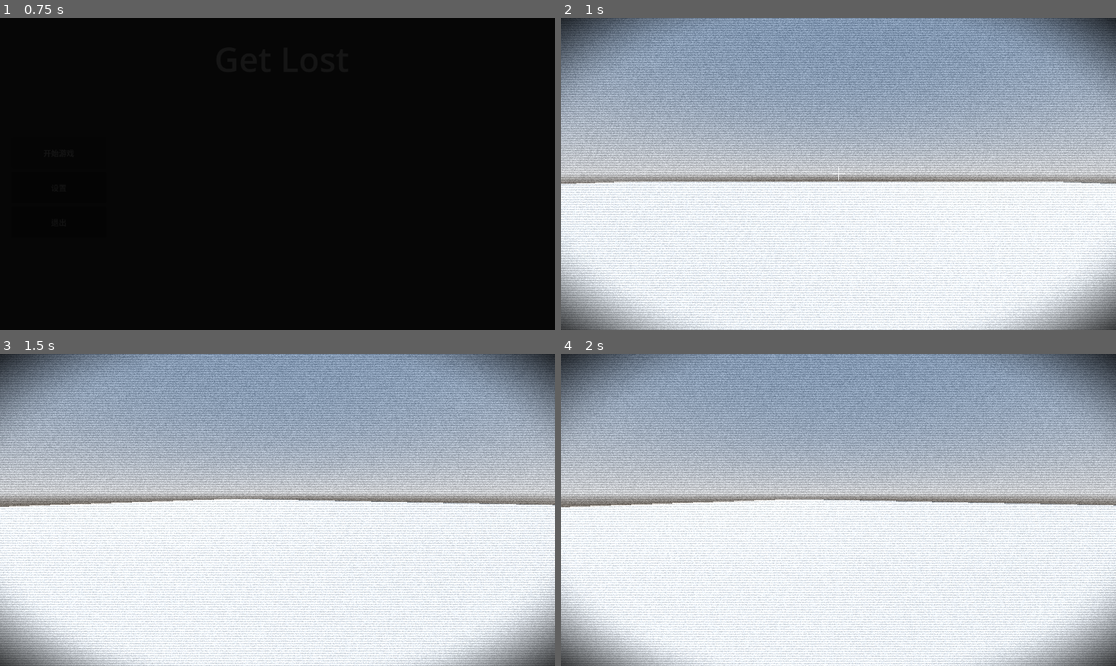
Above: before the commit, frames 1-4 (two rows, left to right).
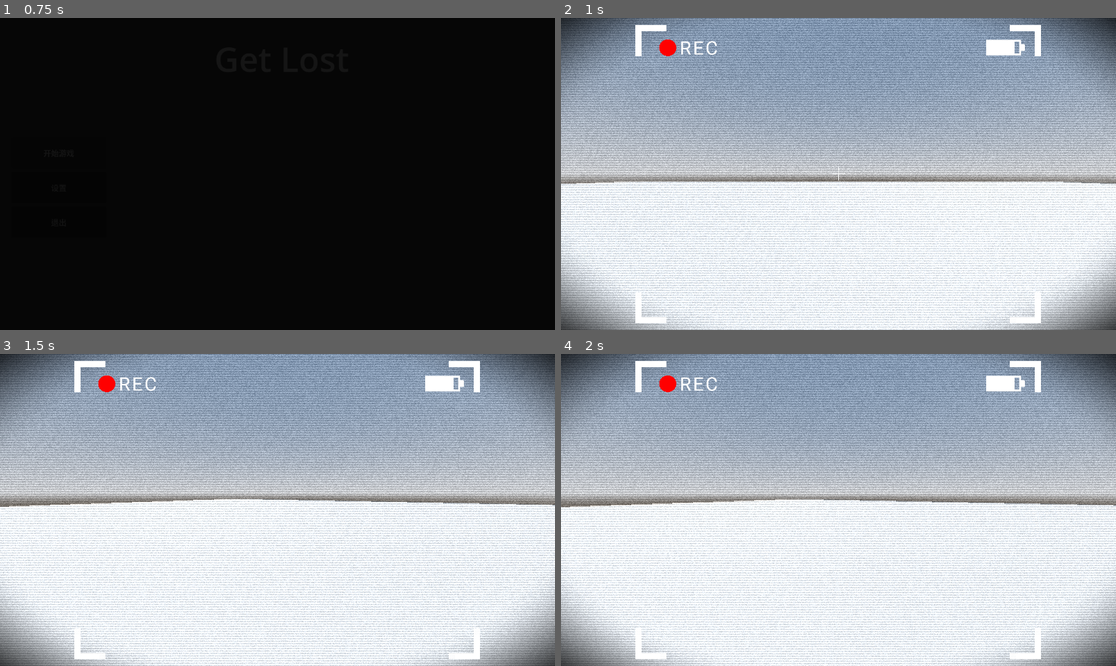
Above: after the commit, the same moments.

Repository: maxmilk2197/Get_Lost
Game: Godot game, scene res://场景/菜单/主菜单.tscn
Same seed, same stepped clock (60 frames per second), same inputs: the game is played once before the commit and once after it.
Inputs (mouse positions are in pixels of both pictures, inside the frame that each line leads up to):
- Up to frame 1 (0.75 s): click "开始游戏" at 0.5 s
- Up to frame 2 (1 s): no input
- Up to frame 3 (1.5 s): tap Enter (ui_accept) at 1.25 s; move the mouse to (305, 510) at 1.27 s; tap W (移动_前) at 1.35 s
- Up to frame 4 (2 s): tap Enter (ui_accept) at 1.52 s

Frame 1 is identical in both runs. In frame 2, 1.3% of the frame differs, in the area x 13-87%, y 2-98%; in frame 3, 1.3%; in frame 4, 1.3%.

Commit message:
完善相机叠加层

Diff:
--- a/project.godot
+++ b/project.godot
@@ -13,7 +13,6 @@
 config/name="get lost"
 run/main_scene="uid://dpuibo3y3572o"
 config/features=PackedStringArray("4.6", "Forward Plus")
-config/icon="res://资源/贴图/icon.svg"
 
 [input]
 
--- a/场景/游戏/叠加层/相机叠加层.tscn
+++ b/场景/游戏/叠加层/相机叠加层.tscn
@@ -1,6 +1,7 @@
 [gd_scene format=3 uid="uid://b6r66eb7ao5nn"]
 
 [ext_resource type="Texture2D" uid="uid://ccnyrcywc16mx" path="res://资源/贴图/指针/Magic pointer.svg" id="1_jdqa5"]
+[ext_resource type="Texture2D" uid="uid://u3wrk1kad77r" path="res://资源/贴图/相机叠加/相机_1.png" id="2_3jnfs"]
 [ext_resource type="Shader" uid="uid://dlwbovun2btd5" path="res://资源/着色器/VHS Shader.gdshader" id="2_alfgn"]
 
 [sub_resource type="ShaderMaterial" id="ShaderMaterial_3jnfs"]
@@ -25,6 +26,7 @@
 anchor_bottom = 1.0
 grow_horizontal = 2
 grow_vertical = 2
+metadata/_edit_lock_ = true
 
 [node name="指针" type="Control" parent="界面" unique_id=786589145]
 layout_mode = 1
@@ -39,13 +41,6 @@
 [node name="指针图标" type="Sprite2D" parent="界面/指针" unique_id=1028432523]
 texture = ExtResource("1_jdqa5")
 
-[node name="相机界面" type="Control" parent="界面" unique_id=516242915]
-anchors_preset = 0
-offset_left = 576.0
-offset_top = 324.0
-offset_right = 616.0
-offset_bottom = 364.0
-
 [node name="VHS Shader" type="ColorRect" parent="界面" unique_id=2075666563]
 material = SubResource("ShaderMaterial_3jnfs")
 layout_mode = 1
@@ -54,3 +49,19 @@
 anchor_bottom = 1.0
 grow_horizontal = 2
 grow_vertical = 2
+color = Color(1, 1, 1, 0)
+metadata/_edit_lock_ = true
+
+[node name="相机界面" type="Control" parent="界面" unique_id=516242915]
+layout_mode = 1
+anchors_preset = 8
+anchor_left = 0.5
+anchor_top = 0.5
+anchor_right = 0.5
+anchor_bottom = 0.5
+grow_horizontal = 2
+grow_vertical = 2
+
+[node name="相机叠加" type="Sprite2D" parent="界面/相机界面" unique_id=963176980]
+scale = Vector2(0.80308634, 0.80308634)
+texture = ExtResource("2_3jnfs")
--- /dev/null
+++ b/资源/着色器/Gaussian screen warp  .gdshader
@@ -0,0 +1,70 @@
+shader_type canvas_item;
+
+uniform sampler2D SCREEN_TEXTURE : hint_screen_texture, filter_linear_mipmap;
+
+// --- UPDATED AESTHETIC PARAMETERS ---
+uniform float color_levels : hint_range(2.0, 128.0) = 14.0;
+uniform float chromatic_aberration : hint_range(0.0, 0.2) = 0.008;
+uniform float blur_amount : hint_range(0.0, 5.0) = 1.0;
+uniform float brightness : hint_range(0.5, 3.0) = 1.2;
+uniform float saturation : hint_range(1.0, 5.0) = 1.0;
+
+// --- UPDATED GLITCH PARAMETERS ---
+uniform float color_offset_multiplier: hint_range(0.0, 0.2) = 0.004;
+uniform float black_offset_multiplier: hint_range(0.0, 0.5) = 0.1;
+uniform float color_offset: hint_range(-0.1, 0.1) = 0.005;
+
+// Noise function
+float noise(vec2 uv, float offset) {
+	return (fract(sin(dot(uv * offset, vec2(12.9898, 78.233))) * 43758.5453) - 0.5) * 2.0;
+}
+
+vec3 rgb_to_yuv(vec3 rgb) {
+	const mat3 RGB_TO_YUV = mat3(vec3(0.299, 0.587, 0.114), vec3(-0.14713, -0.28886, 0.436), vec3(.615, -0.51499, -0.10001));
+	return rgb * RGB_TO_YUV;
+}
+
+vec3 yuv_to_rgb(vec3 yuv) {
+	const mat3 YUV_TO_RGB = mat3(vec3(1.0, 0.0, 1.13983), vec3(1.0, -0.39465, -0.58060), vec3(1.0, 2.03211, 0.0));
+	return clamp(yuv * YUV_TO_RGB, vec3(0.0), vec3(1.0));
+}
+
+void fragment() {
+	vec2 uv = SCREEN_UV;
+
+	// 1. MOVEMENT LOGIC
+	float line_logic = uv.y * 487.0;
+	vec2 noise_coord = vec2(floor(line_logic), fract(line_logic));
+
+	float x_offset = color_offset + noise(noise_coord, TIME) * color_offset_multiplier;
+	float black_offset = noise(noise_coord, TIME + 65.0) * (black_offset_multiplier * 0.01);
+
+	// 2. SAMPLING
+	vec3 col;
+	col.r = texture(SCREEN_TEXTURE, uv + vec2(chromatic_aberration + black_offset, 0.0)).r;
+	col.g = texture(SCREEN_TEXTURE, uv + vec2(black_offset, 0.0)).g;
+	col.b = texture(SCREEN_TEXTURE, uv - vec2(chromatic_aberration - black_offset, 0.0)).b;
+
+	// 3. YUV CHROMATIC SHIFT
+	vec4 color_shifted = textureLod(SCREEN_TEXTURE, uv + vec2(x_offset, 0.0), blur_amount * 0.25);
+	vec3 yuv_base = rgb_to_yuv(col);
+	vec3 yuv_chroma = rgb_to_yuv(color_shifted.rgb);
+
+	col = yuv_to_rgb(vec3(yuv_base.x, yuv_chroma.yz));
+
+	// 4. POST-PROCESSING EFFECTS
+	float luma = dot(col, vec3(0.299, 0.587, 0.114));
+	col = mix(vec3(luma), col, saturation);
+	col *= brightness;
+
+	// Posterization
+	col.rgb = floor(col.rgb * color_levels + 0.3) / color_levels;
+
+	// --- VIGNETTE REMOVED ---
+
+	// Final pushed contrast
+	col = clamp(col, 0.0, 1.0);
+	col = mix(col, col * col * (3.0 - 2.0 * col), 0.6);
+
+	COLOR = vec4(col, 1.0);
+}
--- a/资源/贴图/icon.svg
+++ /dev/null
@@ -1 +0,0 @@
-<svg xmlns="http://www.w3.org/2000/svg" width="128" height="128"><rect width="124" height="124" x="2" y="2" fill="#363d52" stroke="#212532" stroke-width="4" rx="14"/><g fill="#fff" transform="translate(12.322 12.322)scale(.101)"><path d="M105 673v33q407 354 814 0v-33z"/><path fill="#478cbf" d="m105 673 152 14q12 1 15 14l4 67 132 10 8-61q2-11 15-15h162q13 4 15 15l8 61 132-10 4-67q3-13 15-14l152-14V427q30-39 56-81-35-59-83-108-43 20-82 47-40-37-88-64 7-51 8-102-59-28-123-42-26 43-46 89-49-7-98 0-20-46-46-89-64 14-123 42 1 51 8 102-48 27-88 64-39-27-82-47-48 49-83 108 26 42 56 81zm0 33v39c0 276 813 276 814 0v-39l-134 12-5 69q-2 10-14 13l-162 11q-12 0-16-11l-10-65H446l-10 65q-4 11-16 11l-162-11q-12-3-14-13l-5-69z"/><path d="M483 600c0 34 58 34 58 0v-86c0-34-58-34-58 0z"/><circle cx="725" cy="526" r="90"/><circle cx="299" cy="526" r="90"/></g><g fill="#414042" transform="translate(12.322 12.322)scale(.101)"><circle cx="307" cy="532" r="60"/><circle cx="717" cy="532" r="60"/></g></svg>
Not shown, added: 资源/着色器/Gaussian screen warp .gdshader.uid
Binary file added: 资源/贴图/相机叠加/1775487798684.png
Not shown, added: 资源/贴图/相机叠加/1775487798684.png.import
Binary file added: 资源/贴图/相机叠加/相机_1.png
Not shown, changed: 资源/贴图/相机叠加/相机_1.png.import
